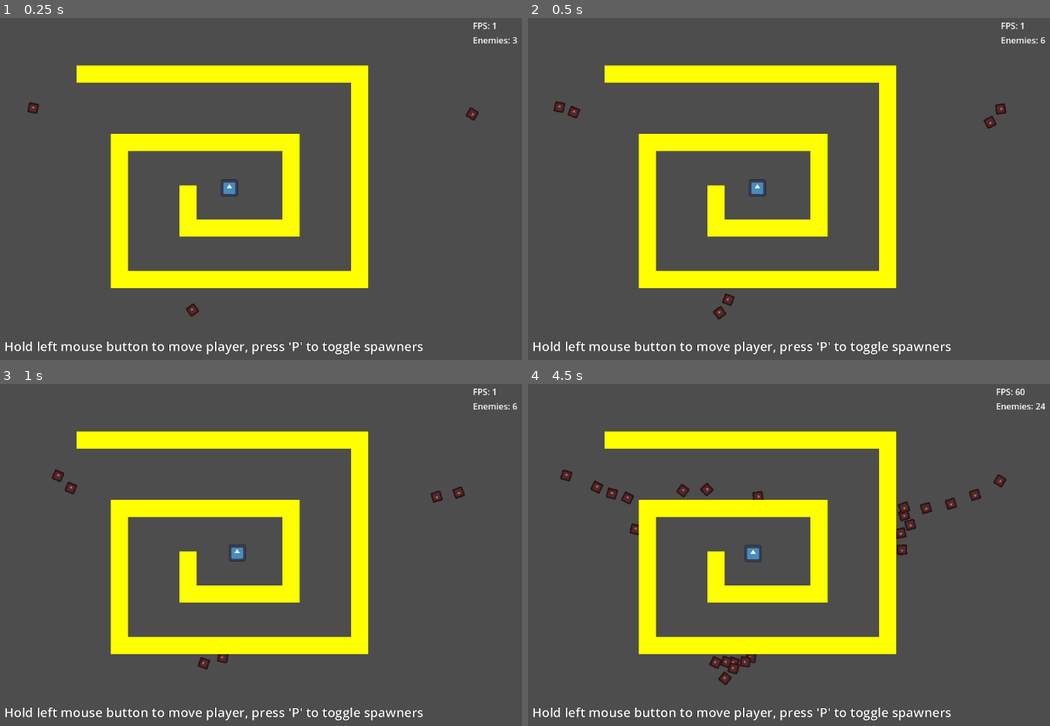
Above: before the commit, frames 1-4 (two rows, left to right).
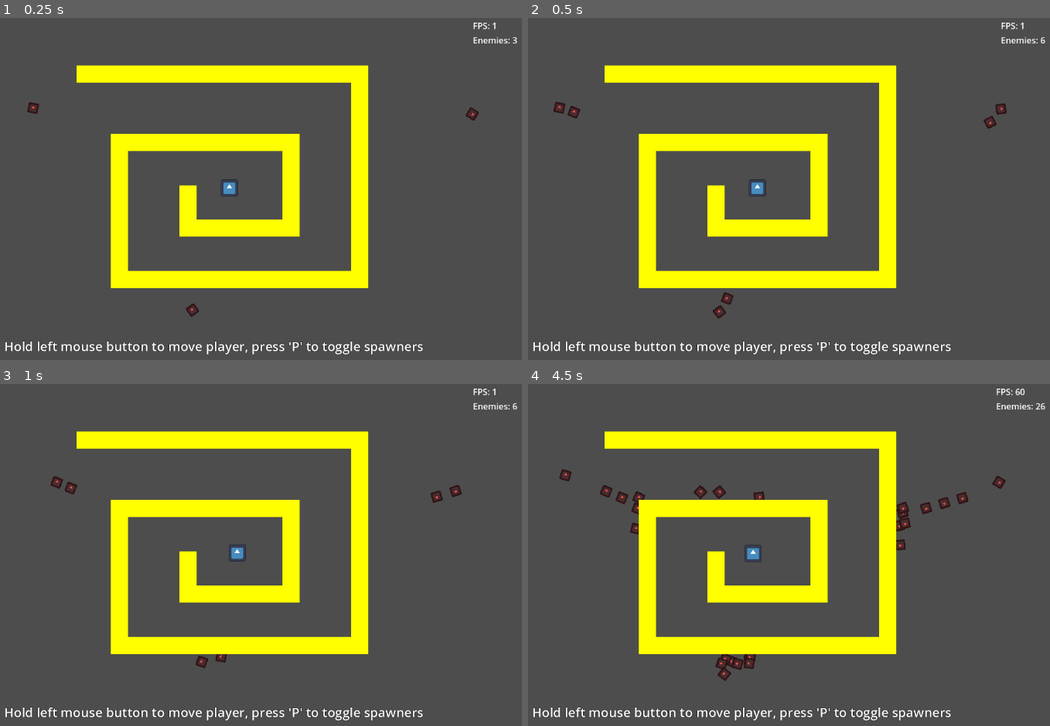
Above: after the commit, the same moments.

Repository: Griiimon/Manymies
Game: Godot game, scene res://main_raycasting.tscn
The game is run twice, just before and just after one commit, with the same random seed, the same clock (stepped at 60 frames per second) and the same inputs. The engine's default icon, where the game draws it, is replaced by a stand-in: a white triangle on a blue panel in a dark square.
Inputs (mouse positions are in pixels of both pictures, inside the frame that each line leads up to):
- Up to frame 1 (0.25 s): no input
- Up to frame 2 (0.5 s): no input
- Up to frame 3 (1 s): tap P (pause_spawner) at 0.5 s; move the mouse to (349, 534) at 0.52 s; click (349, 534) at 0.67 s
- Up to frame 4 (4.5 s): tap P (pause_spawner) every 0.75 s from 1.25 to 4.25 s; move the mouse to (616, 572) at 1.27 s; click (616, 572) at 1.42 s; move the mouse to (804, 476) at 2.02 s; click (804, 476) at 2.17 s; move the mouse to (710, 623) at 2.77 s; click (710, 623) at 2.92 s; move the mouse to (924, 606) at 3.52 s; click (924, 606) at 3.67 s; move the mouse to (554, 500) at 4.27 s; click (554, 500) at 4.42 s

Frame 1 is identical in both runs. In frame 2, less than 0.1% of the frame differs, in the area x 4-92%, y 24-89%; in frame 3, 0.2%; in frame 4, 1.4%, in the area x 6-100%, y 5-89%.

Commit message:
switch to RaycastHelper

Diff:
--- a/solutions/raycast enemy/raycast_enemy.gd
+++ b/solutions/raycast enemy/raycast_enemy.gd
@@ -9,30 +9,46 @@
 # for smoother movement
 @export_range(0.0, 1.0) var jitter_fix= 0.5
 
+@export var ray_length: float= 25.0
 @export var num_side_raycasts: int= 1
-
 @export var raycast_angle: float= 45.0
 
 @onready var head: Node2D = $Head
-@onready var straight_raycast: RayCast2D = %"RayCast2D Straight"
+
+static var helper_initialized: bool= false
 
 var velocity: Vector2
 var tick_offset: int
+var center_marker: Marker2D
+
 
 
 func _ready():
 	tick_offset= randi() % 60
 
+	if not helper_initialized:
+		RaycastHelper.collide_with_areas= true
+		RaycastHelper.collide_with_bodies= true
+		RaycastHelper.collision_mask= Global.PLAYER_COLLISION_LAYER + Global.OBSTACLE_COLLISION_LAYER + Global.RAYCAST_ENEMY_COLLISION_LAYER
+		helper_initialized= true
+
+
+	var marker:= Marker2D.new()
+	marker.position= head.transform.x * ray_length
+	head.add_child(marker)
+	center_marker= marker
+
 	var angle:= 0.0
+
 	for i in num_side_raycasts:
 		angle+= raycast_angle
-		var new_raycast: RayCast2D= straight_raycast.duplicate()
-		new_raycast.target_position= new_raycast.target_position.rotated(deg_to_rad(angle))
-		head.add_child(new_raycast)
+		marker= Marker2D.new()
+		marker.position= head.transform.x.rotated(deg_to_rad(angle)) * ray_length
+		head.add_child(marker)
 
-		new_raycast= straight_raycast.duplicate()
-		new_raycast.target_position= new_raycast.target_position.rotated(deg_to_rad(-angle))
-		head.add_child(new_raycast)
+		marker= Marker2D.new()
+		marker.position= head.transform.x.rotated(deg_to_rad(-angle)) * ray_length
+		head.add_child(marker)
 
 
 
@@ -50,18 +66,19 @@
 		var steer_vec: Vector2= Vector2.ZERO
 		var center_blocked:= false
 
-		for raycast: RayCast2D in head.get_children():
-			if not raycast.is_colliding():
-				steer_vec+= raycast.target_position.rotated(raycast.global_rotation)
-			elif raycast == straight_raycast:
+		for marker: Marker2D in head.get_children():
+			RaycastHelper.update(head.global_position, marker.global_position)
+			if not RaycastHelper.is_colliding():
+				steer_vec+= (marker.global_position - head.global_position).normalized()#raycast.target_position.rotated(raycast.global_rotation)
+			elif marker == center_marker:
 				center_blocked= true
 
 		steer_vec= steer_vec.normalized()
 
-		if center_blocked:
-			if steer_vec.is_equal_approx(straight_raycast.target_position.rotated(straight_raycast.global_rotation).normalized()):
-				steer_vec= Vector2.ZERO
-				rotate(randf_range(-0.1, 0.1))
+		#if center_blocked:
+			#if steer_vec.is_equal_approx(straight_raycast.target_position.rotated(straight_raycast.global_rotation).normalized()):
+				#steer_vec= Vector2.ZERO
+				#rotate(randf_range(-0.1, 0.1))
 
 		velocity= maximum_speed * steer_vec
 
--- a/solutions/raycast enemy/raycast_enemy.tscn
+++ b/solutions/raycast enemy/raycast_enemy.tscn
@@ -23,9 +23,3 @@
 shape = SubResource("CircleShape2D_n4syu")
 
 [node name="Head" type="Node2D" parent="."]
-
-[node name="RayCast2D Straight" type="RayCast2D" parent="Head"]
-unique_name_in_owner = true
-target_position = Vector2(30, 0)
-collision_mask = 13
-collide_with_areas = true
